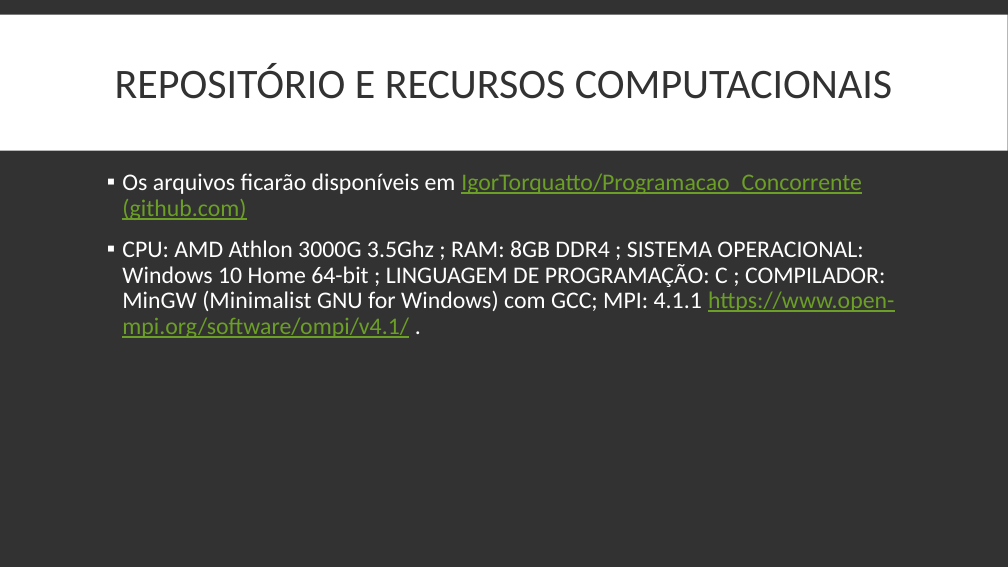
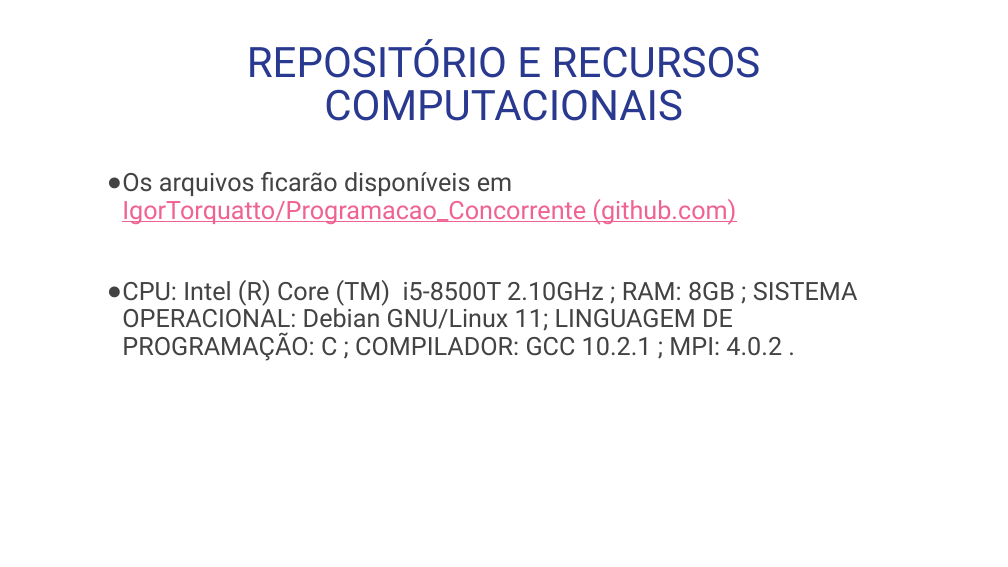
Before and after one commit to IgorTorquatto/Programacao_Concorrente, a slide deck: slide 5 of Projeto_Final/PROJETO.pptx. Drawn at 1008x567 pixels with LibreOffice and Linux fonts; fonts in the diff are those of the drawing. Boxes give left, top, right and bottom in pixels: in the first picture for what was removed or moved away, otherwise in the second. Text is boxed around its words. In the diff, an @@ line names an element or a change of style, - is before the commit and + after.

```diff
--- a/Projeto_Final/PROJETO.pptx
+++ b/Projeto_Final/PROJETO.pptx
@@ background #323232 to #FFFFFF @@
@@ rectangle removed at [0, 14, 1008, 150] @@
@@ title "REPOSITÓRIO E RECURSOS COMPUTACIONAIS" at [247, 39, 761, 121]: font Calibri to Roboto, text colour #323232 to #2A3990 @@
@@ text at [122, 172, 736, 225]: size 17 to 18 pt, font Calibri to Roboto in "Os arquivos ficarão disponíveis em IgorTorquatto/Programacao ..."; text colour #FFFFFF to #434343 in "Os arquivos ficarão disponíveis em"; text colour #6B9F25 to #F06292 in "IgorTorquatto/Programacao_Concorrente (github.com)"; bullet ▪ to ●; bullet colour #FFFFFF to #434343 @@
@@ text at [122, 280, 858, 361]: text changed; size 17 to 18 pt; font Calibri to Roboto; text colour #FFFFFF to #434343 @@
-▪ CPU: AMD Athlon 3000G 3.5Ghz ; RAM: 8GB DDR4 ; SISTEMA OPERACIONAL: Windows 10 Home 64-bit ; LINGUAGEM DE PROGRAMAÇÃO: C ; COMPILADOR: MinGW (Minimalist GNU for Windows) com GCC; MPI: 4.1.1 https://www.open-mpi.org/software/ompi/v4.1/ .
+● CPU: Intel (R) Core (TM) i5-8500T 2.10GHz ; RAM: 8GB ; SISTEMA OPERACIONAL: Debian GNU/Linux 11; LINGUAGEM DE PROGRAMAÇÃO: C ; COMPILADOR: GCC 10.2.1 ; MPI: 4.0.2 .
```
Also in this commit, not shown: 4 other slides changed, 1 other file.
